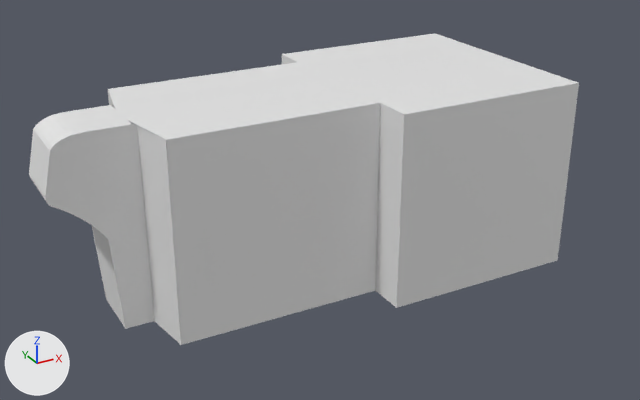
What one commit did to the Blender file Obj_Dreadnought_Corrupted_A.blend.
Both versions are drawn from a 50 mm camera at (-2.41, -4.14, 2.67) aimed at (-0.27, -0.26, 0.73). The lights are fixed; the arrows at lower left show +X, +Y and +Z. The picture after the commit comes second.
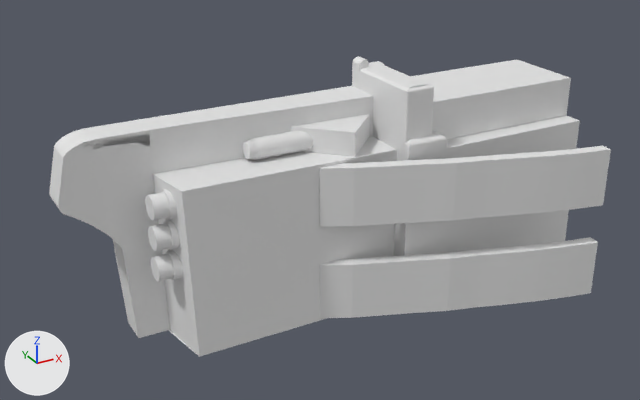
What differs and where, as boxes (x1, y1, x2, y2) in the pictures (640 x 400 px):
'Cube', reshaped, moved, turned, rescaled, modifiers changed
    before: (29, 34, 579, 345)
    after: (49, 56, 580, 357)
'Cube.001', added
    after: (320, 146, 611, 227)
'Cube.002', added
    after: (320, 237, 598, 318)
'Cylinder.001', added
    after: (145, 189, 183, 282)
part 1 of me_cube, added
    after: (243, 131, 314, 160)
part 2 of me_cube, added
    after: (149, 56, 571, 174)
part 3 of me_cube, added
    after: (49, 116, 195, 353)
part 4 of me_cube, added
    after: (153, 116, 580, 357)
part 5 of me_cube, reshaped
    before: (29, 34, 579, 345)
    after: (291, 114, 370, 157)

Patch to the scene script:
```diff
--- a/Obj_Dreadnought_Corrupted_A.blend.py
+++ b/Obj_Dreadnought_Corrupted_A.blend.py
@@ me_cube @@
 # used by ob_cube; location = (-0.285, -0.01, 0.751); scale = (1.41, 0.675, 0.549)
-me_cube.from_pydata(...)  # 134 vertices, 81 faces, 4 loose edges; spans x -1.0..1.0, y -1.0..0.0, z -1.0..1.0
+me_cube.from_pydata(...)  # 520 vertices, 405 faces, 8 loose edges; spans x -5.37..5.9, y -6.72..6.02, z -10.12..3.78
+# me_cube part 1: a new loose piece of 192 vertices spanning x -2.28..-0.19, y -0.26..1.83, z -0.38..0.8
+# me_cube part 2: a new loose piece of 182 vertices spanning x -3.65..5.9, y -6.71..4.35, z -10.03..3.78
+# me_cube part 3: a new loose piece of 90 vertices spanning x -5.37..1.95, y -2.63..6.02, z -10.12..2.04
+# me_cube part 4: a new loose piece of 43 vertices spanning x -4.51..4.19, y -6.72..3.7, z -10.11..0.41
+# me_cube part 5: 132 vertices removed from x -1.0..1.0, y -1.0..0.0, z -1.0..1.0; 8 vertices added at x -1.0..1.0, y -1.0..1.0, z -1.0..1.0
+# other edits to the shape of me_cube do not show in these pictures
@@ me_cube_006 @@
+me_cube_006.from_pydata(...)  # 40 vertices, 38 faces; spans x -1.0..1.01, y -1.98..1.57, z -1.0..1.0
@@ me_cylinder_007 @@
+me_cylinder_007.from_pydata(...)  # 480 vertices, 297 faces; spans x -6.55..1.18, y -1.19..1.2, z -12.44..-5.6
@@ ob_cube @@
 ob_cube = bpy.data.objects.new('Cube', me_cube)
-ob_cube.location = (-0.285, -0.01, 0.751)
-ob_cube.scale = (1.41, 0.675, 0.549)
-_m = ob_cube.modifiers.new('Mirror', 'MIRROR')
-_m.use_axis = (False, True, False)
-_m.use_clip = True
+ob_cube.location = (-0.239, -0.305, 1.115)
+ob_cube.rotation_euler = (0.0, 0.0, 0.785)  # degrees (0, 0, 45)
+ob_cube.scale = (0.187, 0.187, 0.091)
@@ ob_cube_002 @@
+ob_cube_002 = bpy.data.objects.new('Cube.002', me_cube_006)
+ob_cube_002.location = (0.273, -0.831, 0.37)
+ob_cube_002.rotation_euler = (0.0, 0.0, -0.339)  # degrees (0, 0, -19)
+ob_cube_002.scale = (0.76, -0.0331, 0.158)
@@ ob_cube_001 @@
+ob_cube_001 = bpy.data.objects.new('Cube.001', me_cube_006.copy())
+ob_cube_001.location = (0.273, -0.831, 0.905)
+ob_cube_001.rotation_euler = (0.0, 0.0, -0.339)  # degrees (0, 0, -19)
+ob_cube_001.scale = (0.76, -0.0331, 0.158)
@@ ob_cylinder_001 @@
+ob_cylinder_001 = bpy.data.objects.new('Cylinder.001', me_cylinder_007)
+ob_cylinder_001.location = (-1.054, -0.442, 0.645)
+ob_cylinder_001.rotation_euler = (0.0, 1.571, 0.0)  # degrees (0, 90, 0)
+ob_cylinder_001.scale = (0.0606, 0.0606, 0.0179)
```
